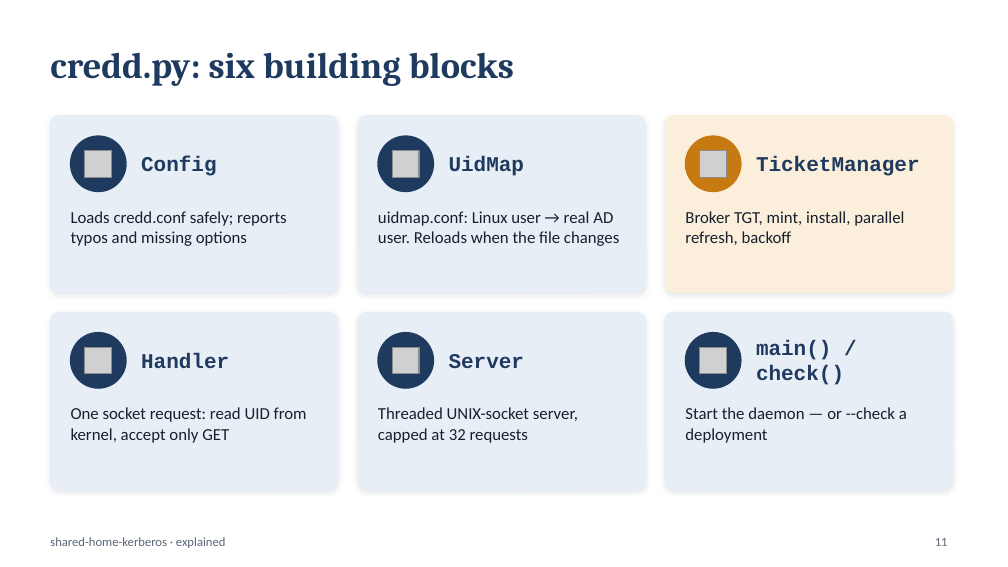
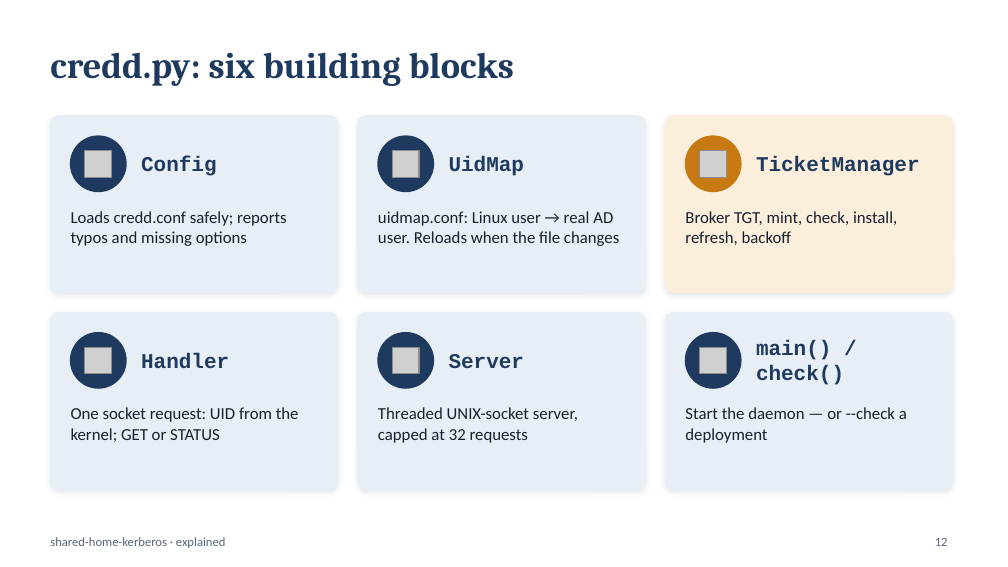
Before and after one commit to vijayrattehalli-cloud/shared-home-kerberos, a slide deck: slide 12 of docs/shared-home-kerberos-slides.pptx (slide 11 before the commit). Drawn at 1008x567 pixels with LibreOffice and Linux fonts; fonts in the diff are those of the drawing; grey boxes stand for pictures. Boxes give left, top, right and bottom in pixels: in the first picture for what was removed or moved away, otherwise in the second. Text is boxed around its words. In the diff, an @@ line names an element or a change of style, - is before the commit and + after.

```diff
--- a/docs/shared-home-kerberos-slides.pptx
+++ b/docs/shared-home-kerberos-slides.pptx
@@ text at [685, 211, 897, 245]: text changed @@
-Broker TGT, mint, install, parallel refresh, backoff
+Broker TGT, mint, check, install, refresh, backoff
@@ text at [71, 407, 299, 442]: text changed @@
-One socket request: read UID from kernel, accept only GET
+One socket request: UID from the kernel; GET or STATUS
```
Also in this commit, not shown: 8 other slides changed, 1 slide added, 5 other files.
